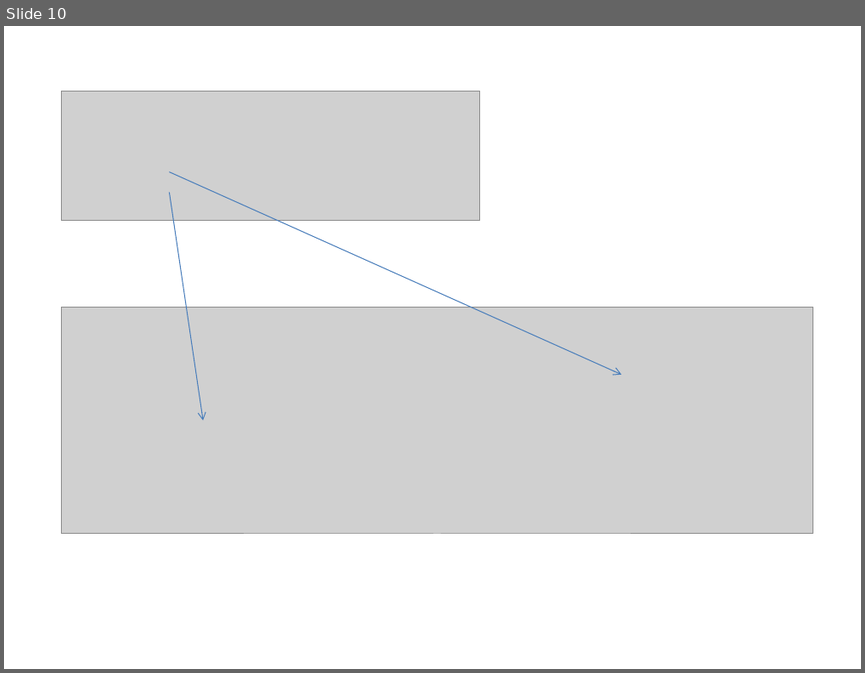
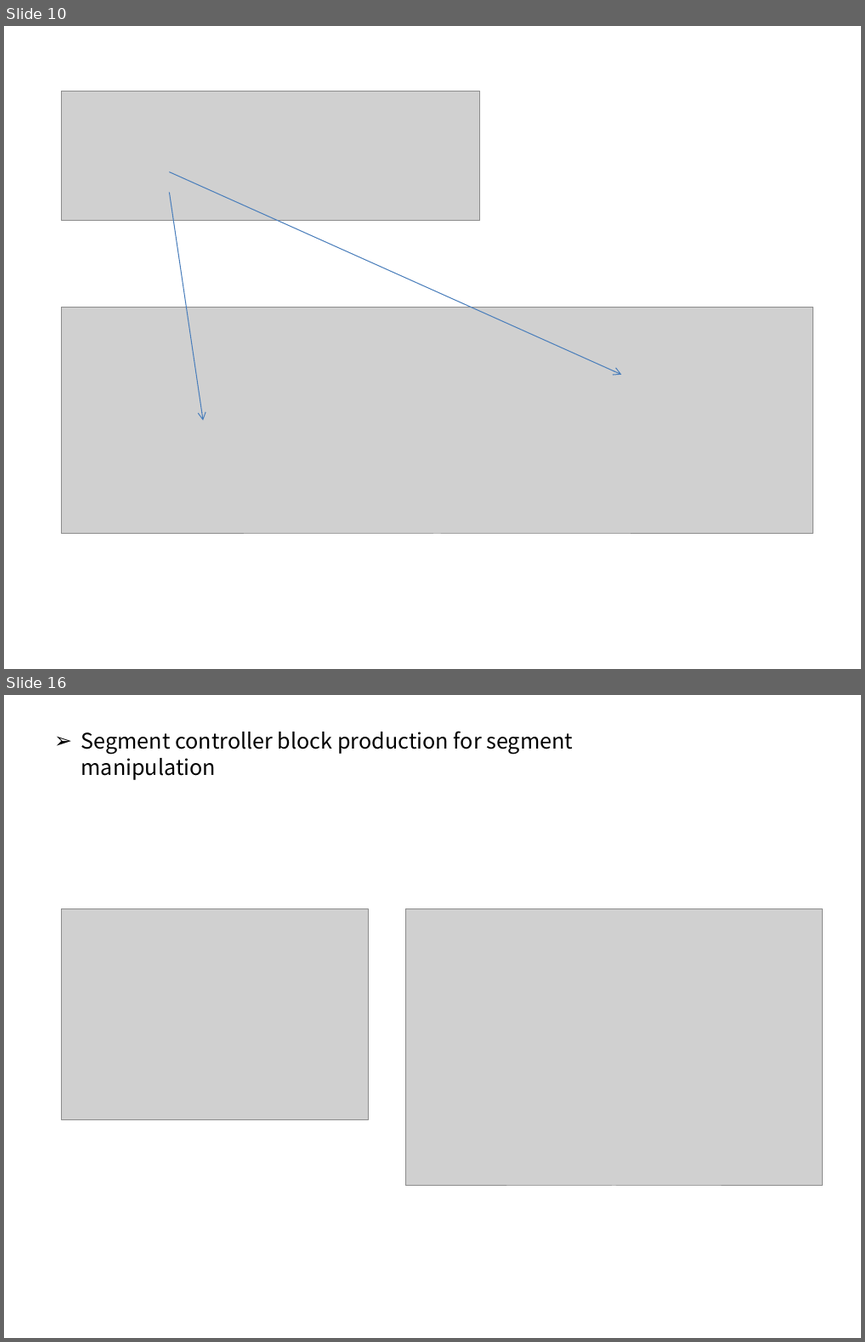
Before and after one commit to JAICHANGPARK/DE2_DOCKER_FPGA, a slide deck: presentation/20181017/FPGA LPM Component.pptx. Shown one above the other, each under a label of ours: slide 10 before the commit, slides 10 and 16 after it; the slides between them are not shown. The pictures are 865x673 and 865x1342 pixels, drawn with LibreOffice and Linux fonts; fonts in the diff are those of the drawing; grey boxes stand for pictures. Boxes give left, top, right and bottom in pixels: in the first picture for what was removed or moved away, otherwise in the second. Text is boxed around its words. In the diff, an @@ line names an element or a change of style, - is before the commit and + after.

```diff
--- a/presentation/20181017/FPGA LPM Component.pptx
+++ b/presentation/20181017/FPGA LPM Component.pptx
@@ slide 16 added at (4,695,861,1338), background #FFFFFF @@
@@ text added at (81,731,573,780), 18 pt, text #000000 @@
+➢ Segment controller block production for segment manipulation
@@ picture added at (62,909,368,1120) @@
@@ picture added at (406,909,823,1186) @@
```
Also in this commit, not shown: 5 slides changed, 9 other slides added, 6 slides removed.
